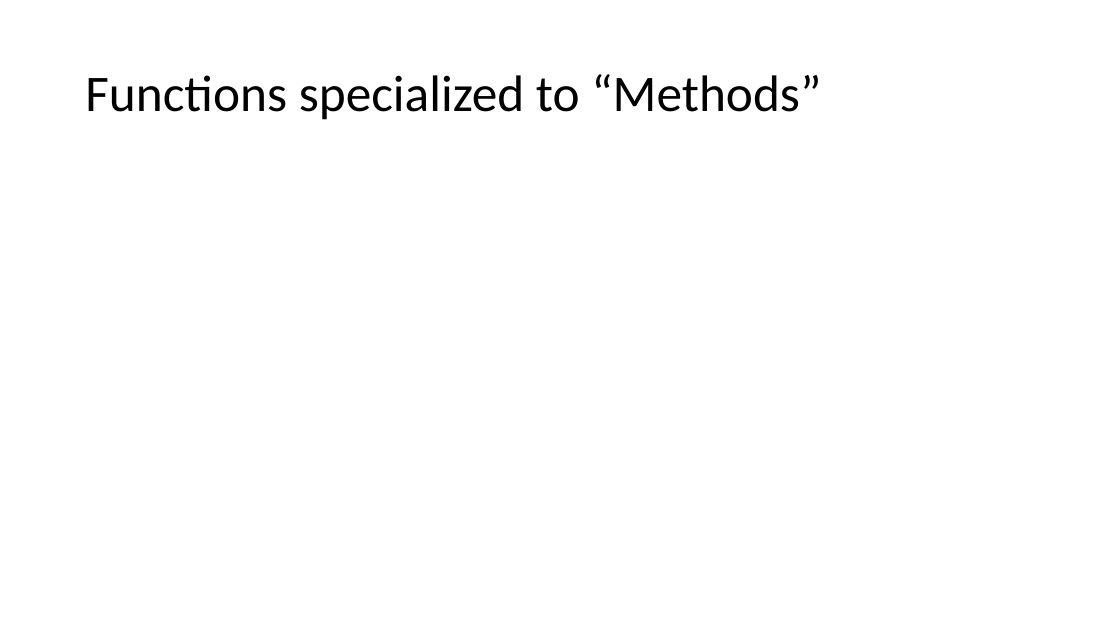
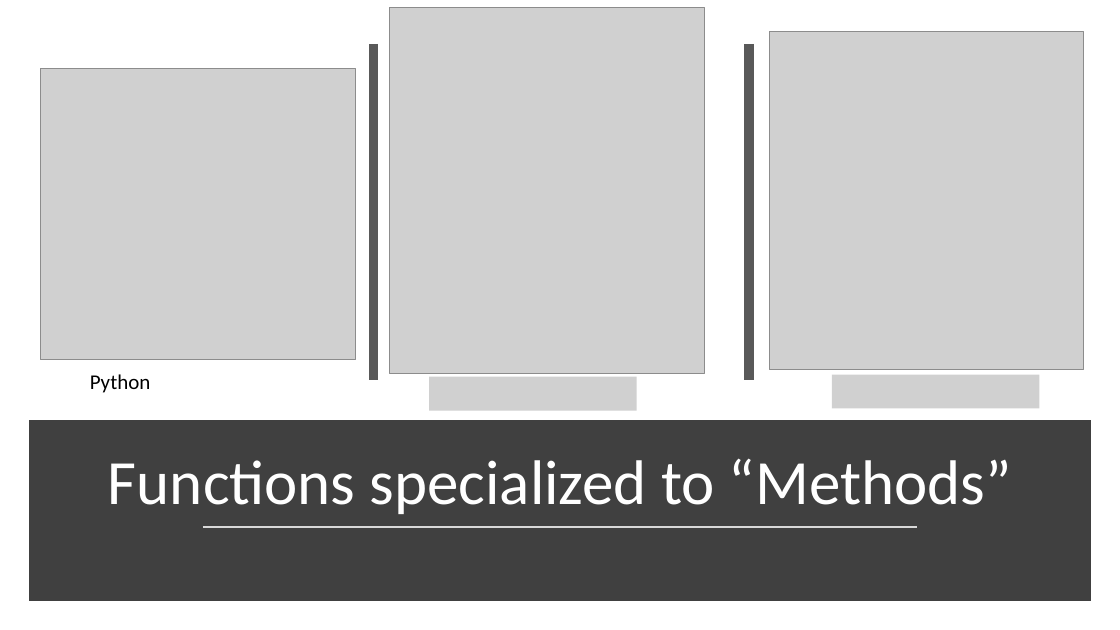
Before and after one commit to thautwarm/Site-32, a slide deck: slide 4 of src/Others/slides/impl0.pptx. Drawn at 1120x630 pixels with LibreOffice and Linux fonts; fonts in the diff are those of the drawing; grey boxes stand for pictures. Boxes give left, top, right and bottom in pixels: in the first picture for what was removed or moved away, otherwise in the second. Text is boxed around its words. In the diff, an @@ line names an element or a change of style, - is before the commit and + after.

Commit message:
up

```diff
--- a/src/Others/slides/impl0.pptx
+++ b/src/Others/slides/impl0.pptx
@@ picture added at (390,8,704,373) @@
@@ line added from (374, 44) to (374, 380), #595959 8 pt @@
@@ line added from (749, 44) to (749, 380), #595959 8 pt @@
@@ picture added at (770,31,1085,370) @@
@@ picture added at (40,69,355,360) @@
@@ text added at (90,374,151,393), 18 pt, text #000000 @@
+Python
@@ picture added at (429,376,637,410) @@
@@ picture added at (832,375,1039,408) @@
@@ rectangle added at (34,426,1086,596), fill #404040, outline #404040 10 pt @@
@@ title "Functions specialized to “Methods”": place and size @@
-title "Functions specialized to “Methods”" at (85,74,821,120)
+title "Functions specialized to “Methods”" at (108,458,1011,514)
@@ title "Functions specialized to “Methods”" at (108,458,1011,514): size 44 to 54 pt, text colour #000000 to #FFFFFF; alignment left to centre; vertical alignment middle to bottom @@
@@ line added from (203, 528) to (918, 528), #D9D9D9 1.75 pt @@
```
Also in this commit, not shown: 6 other slides changed, 5 slides added, 1 slide removed.
